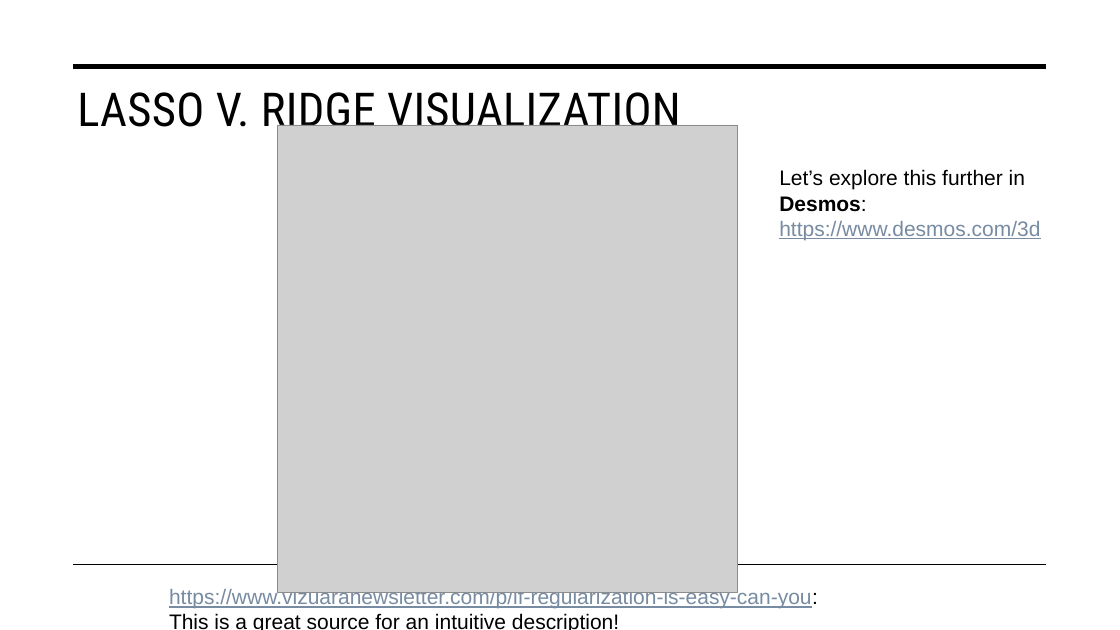
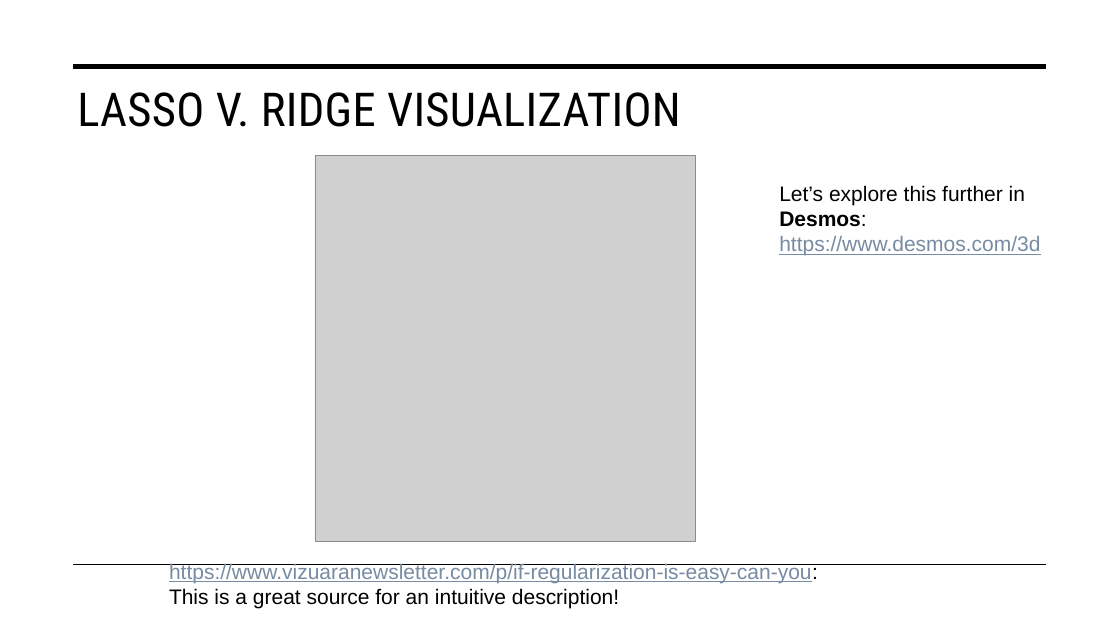
Before and after one commit to STAT-486-Fall-2026/course-content, a slide deck: slide 10 of slides/05-regularization.pptx. Drawn at 1120x630 pixels with LibreOffice and Linux fonts; fonts in the diff are those of the drawing; grey boxes stand for pictures. Boxes give left, top, right and bottom in pixels: in the first picture for what was removed or moved away, otherwise in the second. Text is boxed around its words. In the diff, an @@ line names an element or a change of style, - is before the commit and + after.

```diff
--- a/slides/05-regularization.pptx
+++ b/slides/05-regularization.pptx
@@ title "LASSO V. RIDGE VISUALIZATION" rewrapped from box(77, 92, 681, 137) to box(77, 92, 681, 127) @@
@@ picture: place and size @@
-picture at box(277, 125, 738, 592)
+picture at box(315, 155, 696, 542)
@@ text "Let’s explore this further in ...": place and size @@
-text "Let’s explore this further in ..." at box(779, 169, 1040, 240)
+text "Let’s explore this further in ..." at box(779, 185, 1040, 256)
@@ text "https://www.vizuaranewsletter.com/p/if-regularization-is-eas ...": place and size @@
-text "https://www.vizuaranewsletter.com/p/if-regularization-is-eas ..." at box(169, 588, 818, 630)
+text "https://www.vizuaranewsletter.com/p/if-regularization-is-eas ..." at box(169, 564, 818, 609)
```
Also in this commit, not shown: 5 other slides changed, 5 slides added, 1 slide removed, 1 other file.
